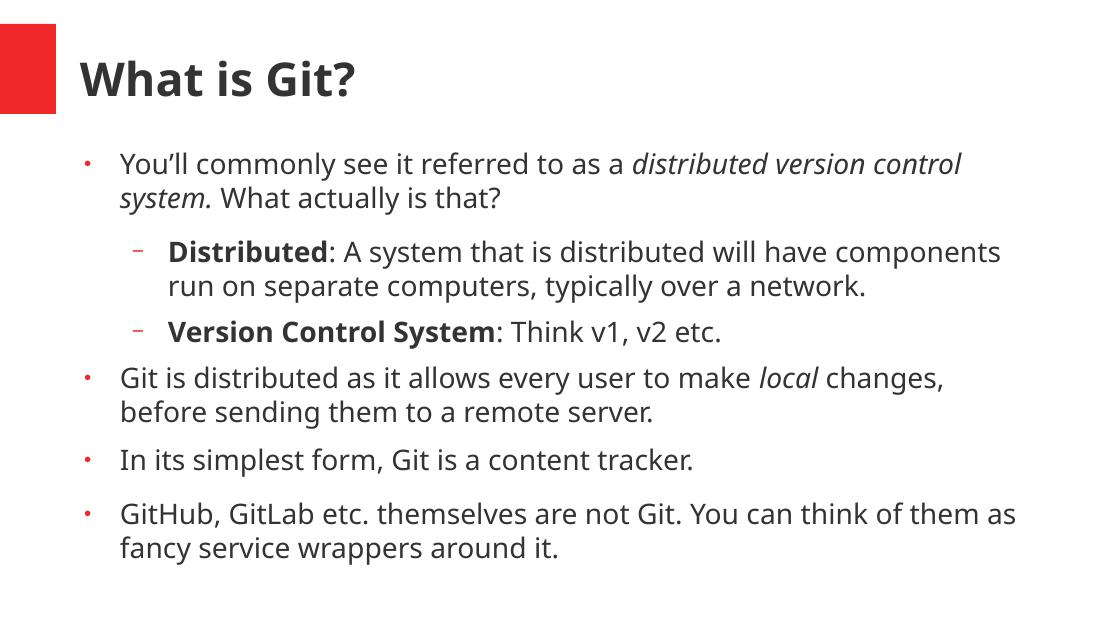
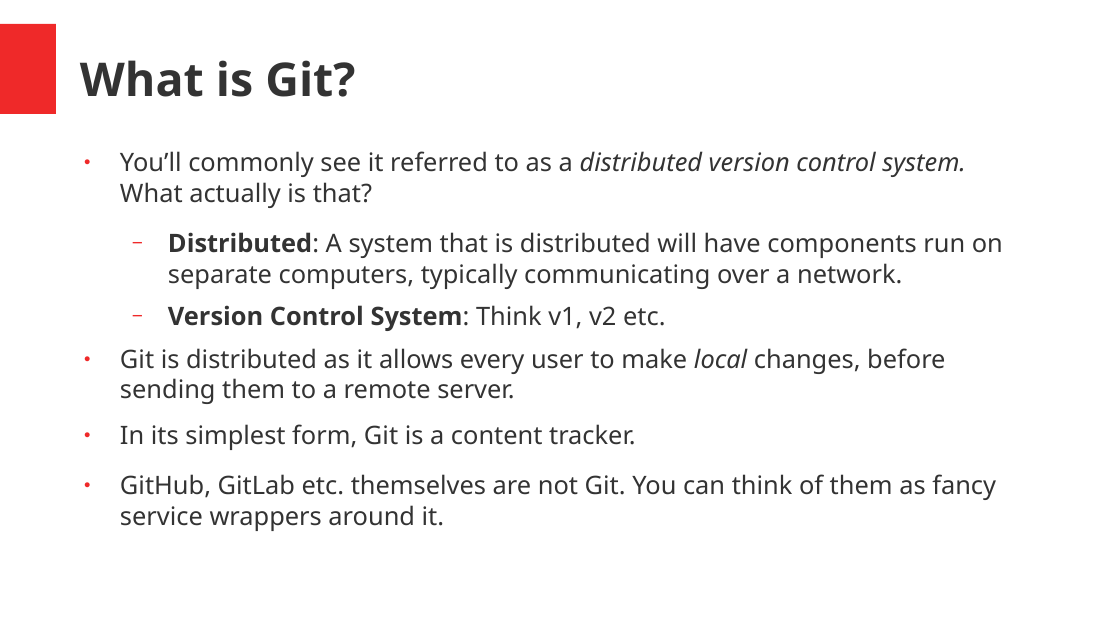
Before and after one commit to jdockerty/git-workshop, a slide deck: slide 2 of presentation/git-fundamentals-networkchuck.odp. Drawn at 1120x630 pixels with LibreOffice and Linux fonts; fonts in the diff are those of the drawing. Boxes give left, top, right and bottom in pixels: in the first picture for what was removed or moved away, otherwise in the second. Text is boxed around its words. In the diff, an @@ line names an element or a change of style, - is before the commit and + after.

Commit message:
Font size change, making it more readable.

```diff
--- a/presentation/git-fundamentals-networkchuck.odp
+++ b/presentation/git-fundamentals-networkchuck.odp
@@ text at <box>120,151,996,526</box>: size 20 to 18 pt in "You’ll commonly see it referred to as ...", "Version Control System: Think v1, v2 etc.", "Git is distributed as it allows every ...", "In its simplest form, Git is a ..." and 1 more places @@
@@ text at <box>168,232,1003,289</box>: text changed; size 20 to 18 pt @@
-  − Distributed: A system that is distributed will have components run on separate computers, typically over a network.
+  − Distributed: A system that is distributed will have components run on separate computers, typically communicating over a network.
```
